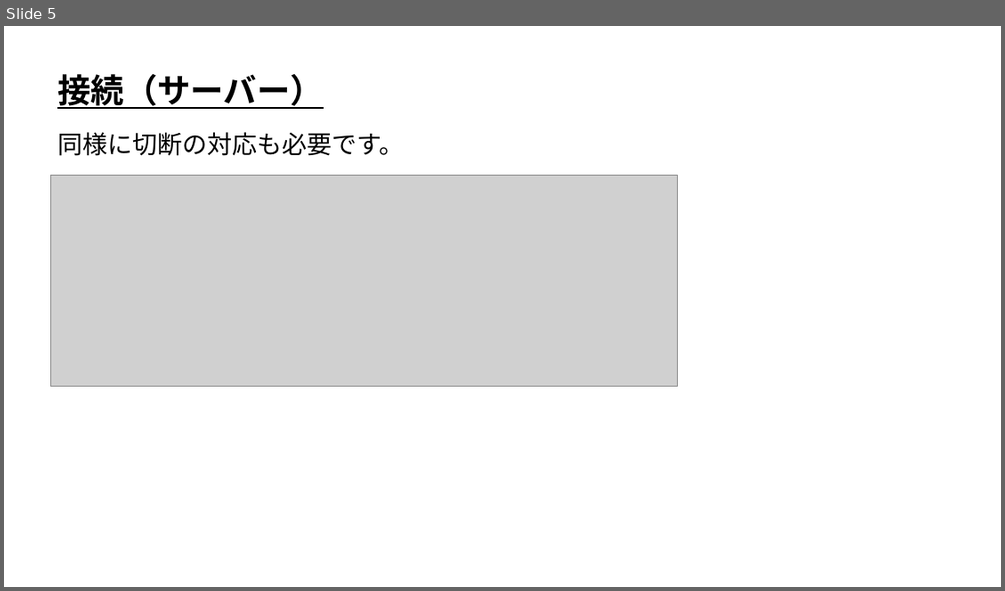
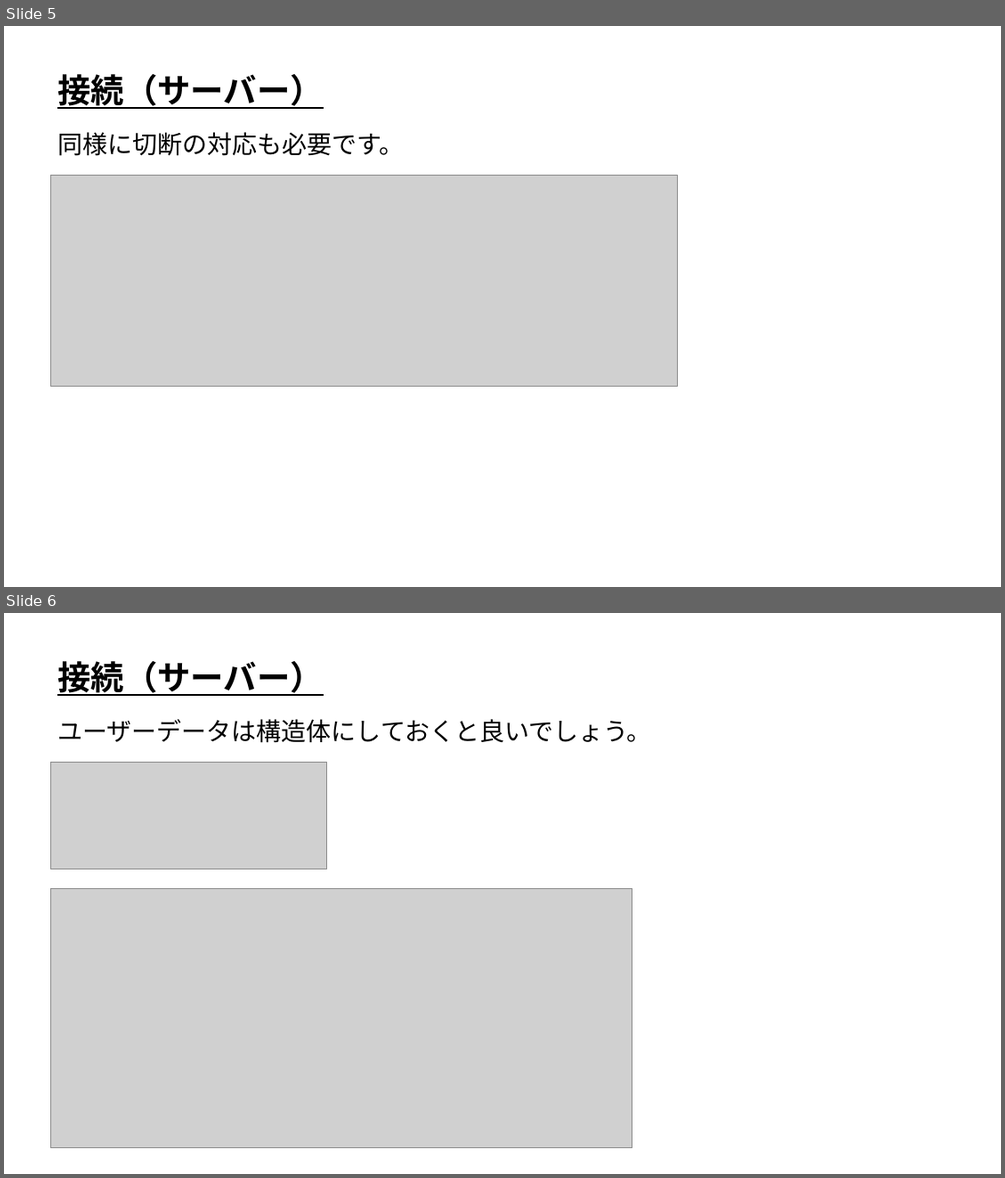
Before and after one commit to ArakiYusuke-Ohara/Textbook, a slide deck: ゲーム科3年/00_前期/オンラインゲームプログラミングⅠ/01_接続(サーバー).pptx. Shown one above the other, each under a label of ours: slide 5 before the commit, slides 5 and 6 after it. The pictures are 1005x591 and 1005x1178 pixels, drawn with LibreOffice and Linux fonts; fonts in the diff are those of the drawing; grey boxes stand for pictures. Boxes give left, top, right and bottom in pixels: in the first picture for what was removed or moved away, otherwise in the second. Text is boxed around its words. In the diff, an @@ line names an element or a change of style, - is before the commit and + after.

Commit message:
サーバー接続まで作成

```diff
--- a/ゲーム科3年/00_前期/オンラインゲームプログラミングⅠ/01_接続(サーバー).pptx
+++ b/ゲーム科3年/00_前期/オンラインゲームプログラミングⅠ/01_接続(サーバー).pptx
@@ slide 6 added at (4, 613, 1001, 1174), background #FFFFFF @@
@@ text added at (57, 661, 323, 696), 32 pt, text #000000, bold, underline @@
+接続（サーバー）
@@ text added at (57, 719, 651, 743), 24 pt, text #000000 @@
+ユーザーデータは構造体にしておくと良いでしょう。
@@ picture added at (50, 762, 327, 868) @@
@@ picture added at (50, 888, 632, 1148) @@
```
Also in this commit, not shown: 3 other slides added, 3 other files.
